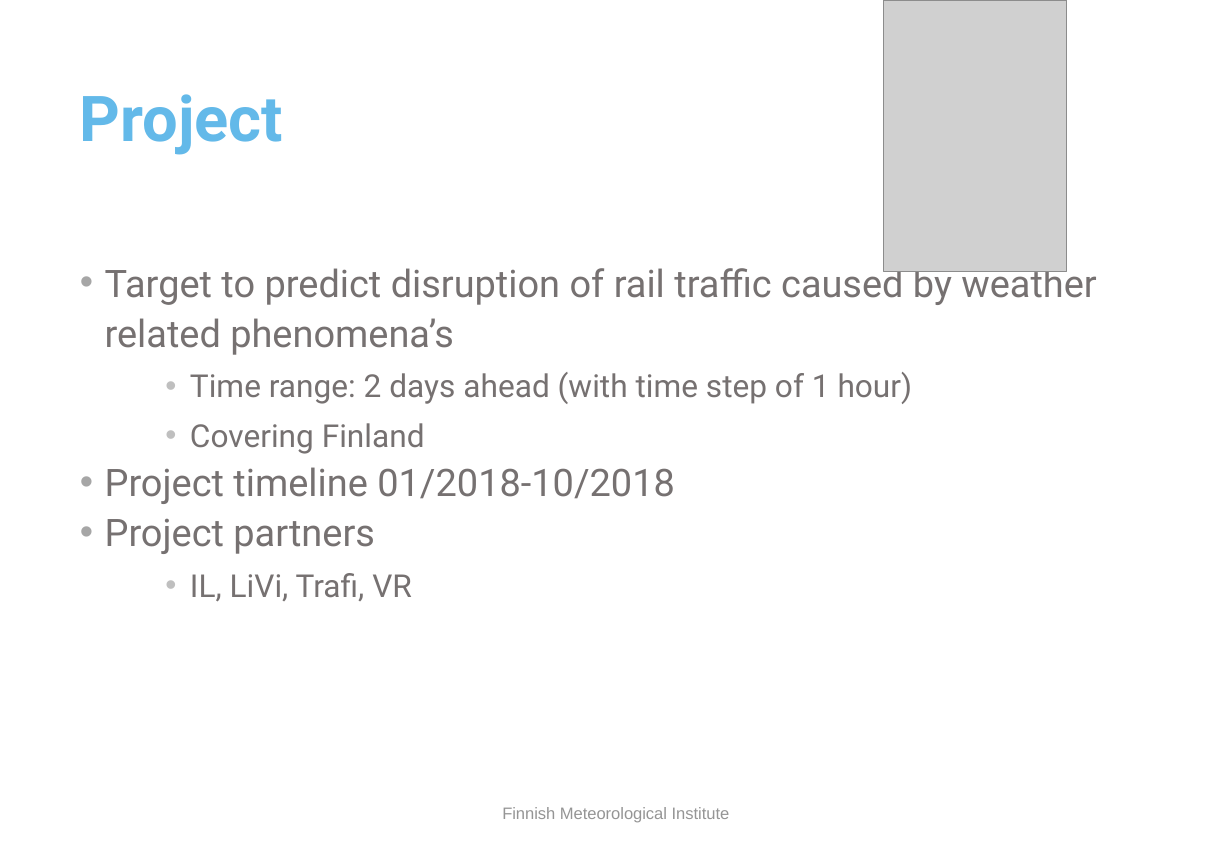
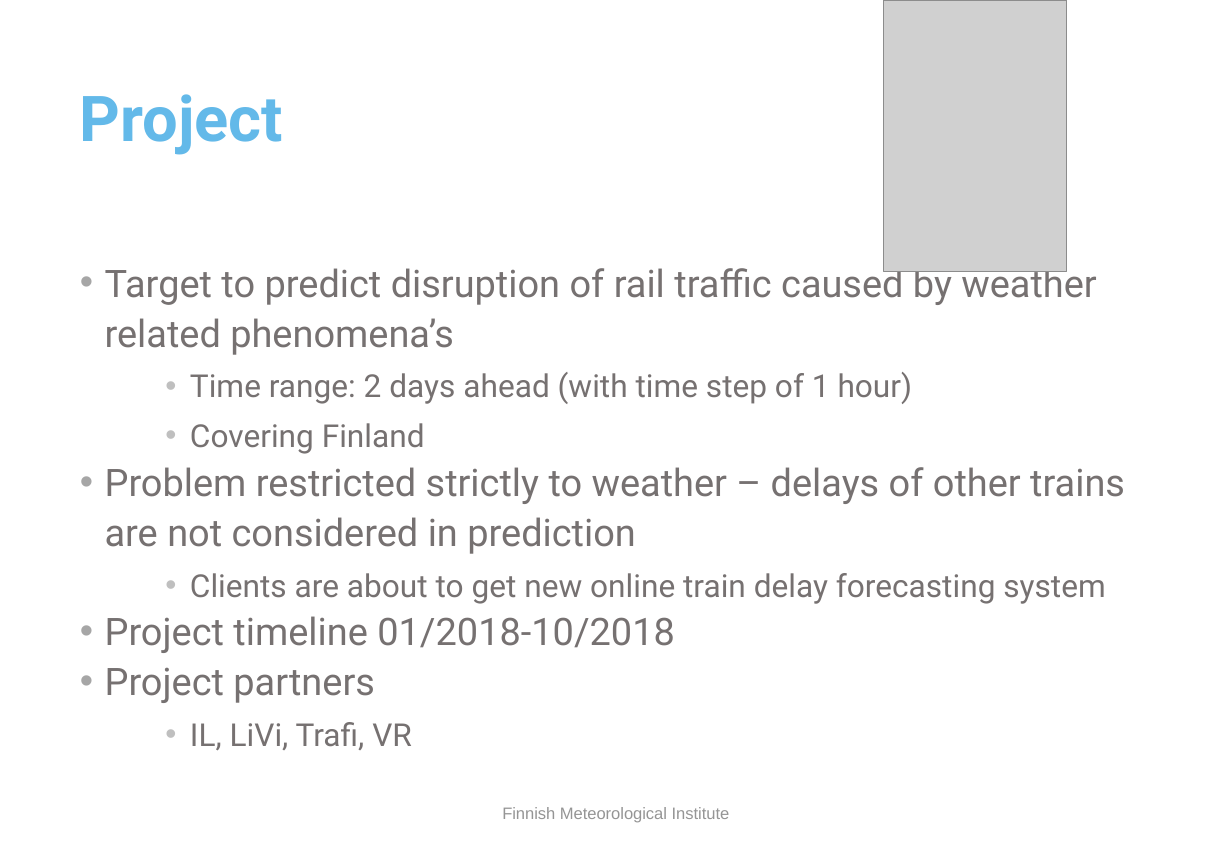
Before and after one commit to fmidev/trains, a slide deck: slide 2 of material/trains_technical.pptx. Drawn at 1232x853 pixels with LibreOffice and Linux fonts; fonts in the diff are those of the drawing; grey boxes stand for pictures; background and template pictures are left out. Boxes give left, top, right and bottom in pixels: in the first picture for what was removed or moved away, otherwise in the second. Text is boxed around its words. In the diff, an @@ line names an element or a change of style, - is before the commit and + after.

```diff
--- a/material/trains_technical.pptx
+++ b/material/trains_technical.pptx
@@ text at [105, 467, 1125, 604]: paragraphs added @@
+• Problem restricted strictly to weather – delays of other trains are not considered in prediction
+  • Clients are about to get new online train delay forecasting system
```
Also in this commit, not shown: 8 other slides changed, 4 slides added, 1 slide removed, 16 other files.
